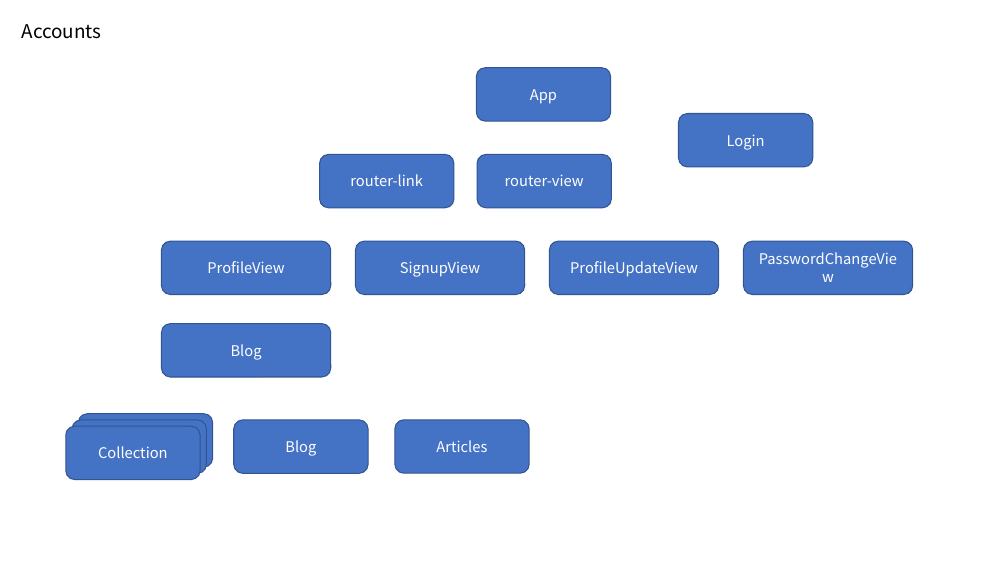
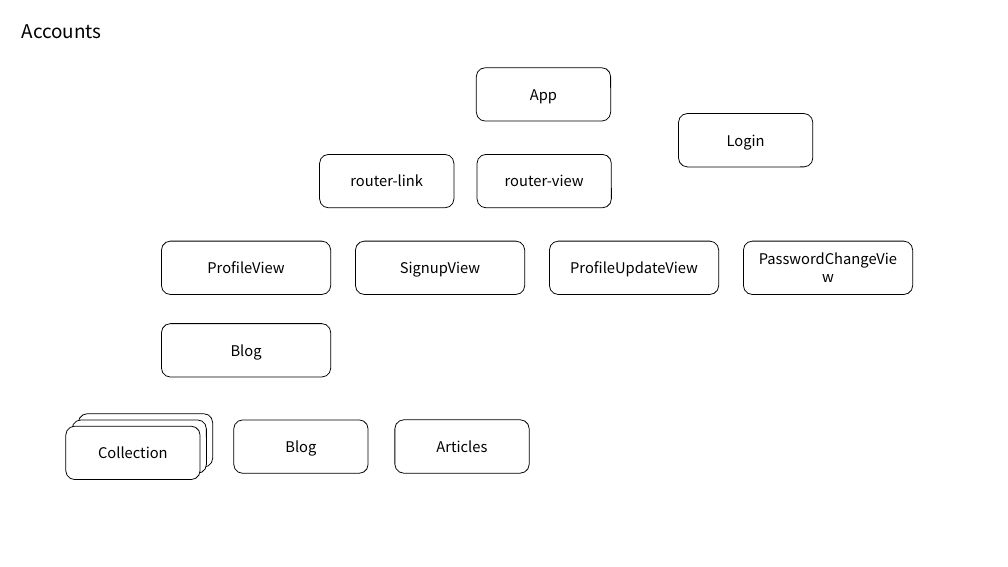
Before and after one commit to ssafyjiyong/movie-recommendation-web, a slide deck: slide 3 of reference/component-tree.pptx. Drawn at 1008x567 pixels with LibreOffice and Linux fonts; fonts in the diff are those of the drawing. Boxes give left, top, right and bottom in pixels: in the first picture for what was removed or moved away, otherwise in the second. Text is boxed around its words. In the diff, an @@ line names an element or a change of style, - is before the commit and + after.

```diff
--- a/reference/component-tree.pptx
+++ b/reference/component-tree.pptx
@@ rounded rectangle at [79,414,213,467]: fill #4472C4 to #FFFFFF; outline #325491 1 pt to #000000 0.75 pt @@
@@ rounded rectangle at [72,420,206,473]: fill #4472C4 to #FFFFFF; outline #325491 1 pt to #000000 0.75 pt @@
@@ text colour #FFFFFF to #000000; fill #4472C4 to #FFFFFF; outline #325491 1 pt to #000000 0.75 pt in 12 elements at [476,68,611,122], [477,154,612,208], [320,154,454,208], [162,241,331,295], [355,241,525,295], [550,241,719,295], [743,241,913,295], [679,113,814,167], [162,324,331,377], [66,426,200,480], [234,420,368,473], [395,420,529,473] @@
```
Also in this commit, not shown: 2 other slides changed, 2 other files.
